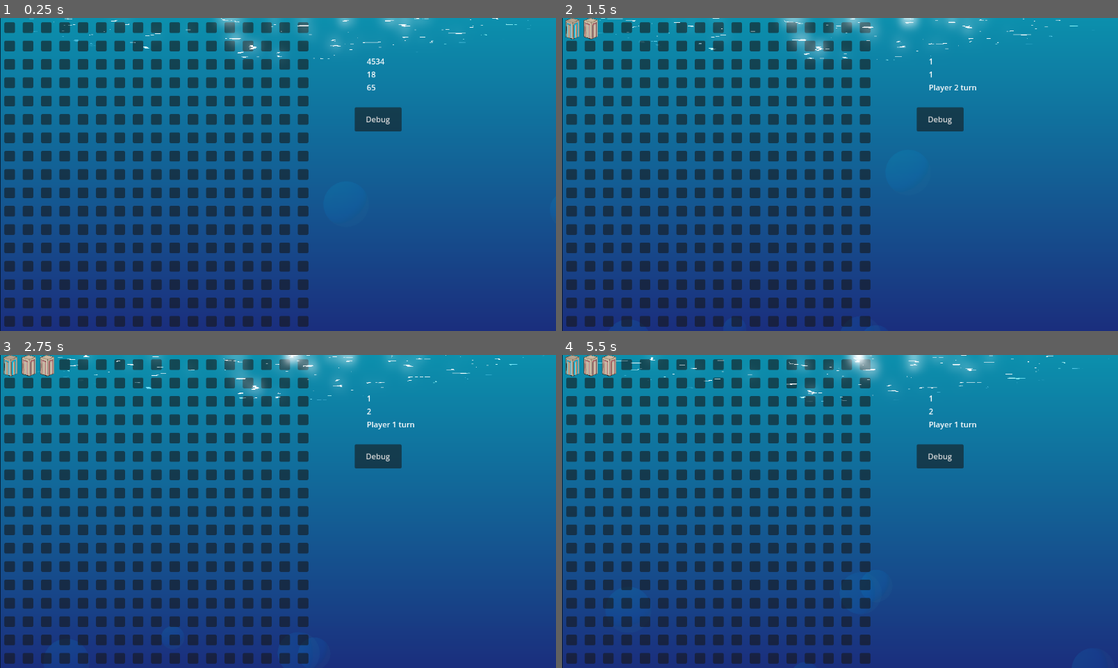
Above: before the commit, frames 1-4 (two rows, left to right).
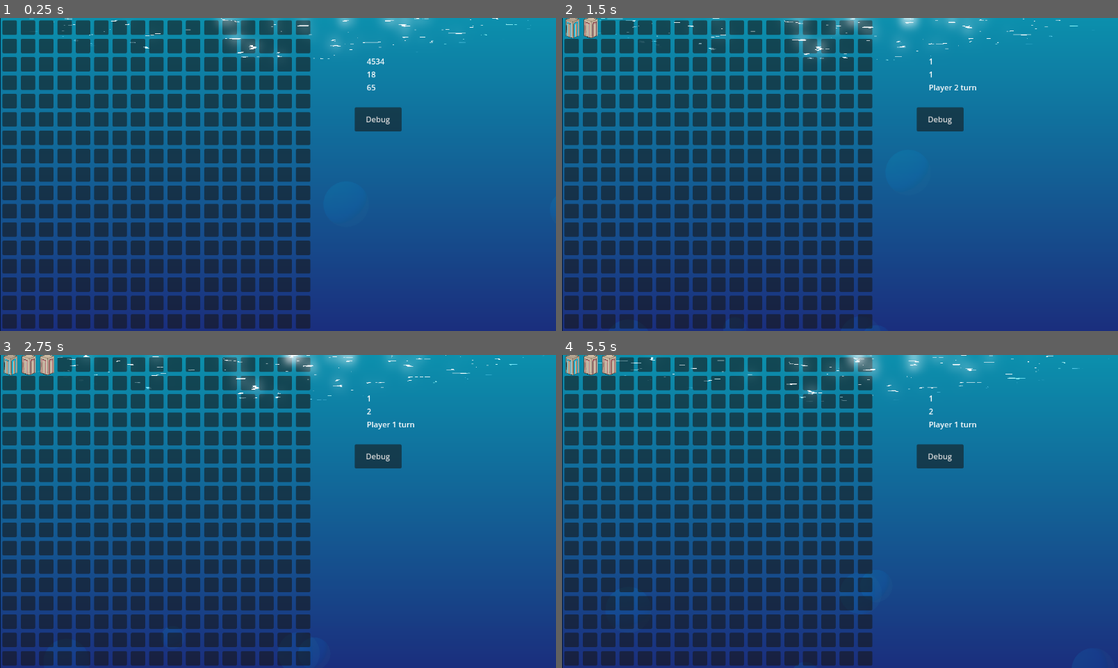
Above: after the commit, the same moments.

Repository: BeadsInCheese/CellularBubbleState
Game: Godot game, scene res://MainGame.tscn
The game is run twice, just before and just after one commit, with the same random seed, the same clock (stepped at 60 frames per second) and the same inputs.
Inputs (mouse positions are in pixels of both pictures, inside the frame that each line leads up to):
- Up to frame 1 (0.25 s): no input
- Up to frame 2 (1.5 s): click (573, 27) at 0.52 s; click (589, 27) at 1.27 s
- Up to frame 3 (2.75 s): click (44, 364) at 2.02 s
- Up to frame 4 (5.5 s): move the mouse to (962, 495) at 2.77 s; click (962, 495) at 2.92 s; move the mouse to (728, 527) at 3.52 s; click (728, 527) at 3.67 s; move the mouse to (895, 442) at 4.27 s; click (895, 442) at 4.42 s; move the mouse to (812, 574) at 5.02 s; click (812, 574) at 5.17 s

The runs differ from the first frame. In frame 1, 17% of the frame differs, in the area x 0-56%, y 0-100%; in frame 2, 18%; in frame 3, 17%; in frame 4, 18%, in the area x 0-57%, y 0-100%.

Commit message:
adjusted grid size

Diff:
--- a/gamejam2025/Bubble.tscn
+++ b/gamejam2025/Bubble.tscn
@@ -20,8 +20,22 @@
 [node name="Bubble" type="Node2D"]
 script = ExtResource("1_k25p1")
 
+[node name="Button" type="Button" parent="."]
+anchors_preset = 8
+anchor_left = 0.5
+anchor_top = 0.5
+anchor_right = 0.5
+anchor_bottom = 0.5
+offset_left = -15.0
+offset_top = -15.0
+offset_right = 15.0
+offset_bottom = 15.0
+grow_horizontal = 2
+grow_vertical = 2
+
 [node name="BubbleGfx" type="Sprite2D" parent="."]
 material = SubResource("ShaderMaterial_oabc8")
+position = Vector2(0, -2)
 scale = Vector2(0.6, 0.6)
 texture = SubResource("GradientTexture2D_01tgn")
 
@@ -36,12 +50,6 @@
 bbcode_enabled = true
 text = "[center]1[/center]"
 
-[node name="Button" type="Button" parent="."]
-offset_left = -11.0
-offset_top = -11.0
-offset_right = 11.0
-offset_bottom = 11.0
-
 [node name="AudioStreamPlayer2D" type="AudioStreamPlayer2D" parent="."]
 stream = ExtResource("3_t8mo4")
 volume_db = -4.38
